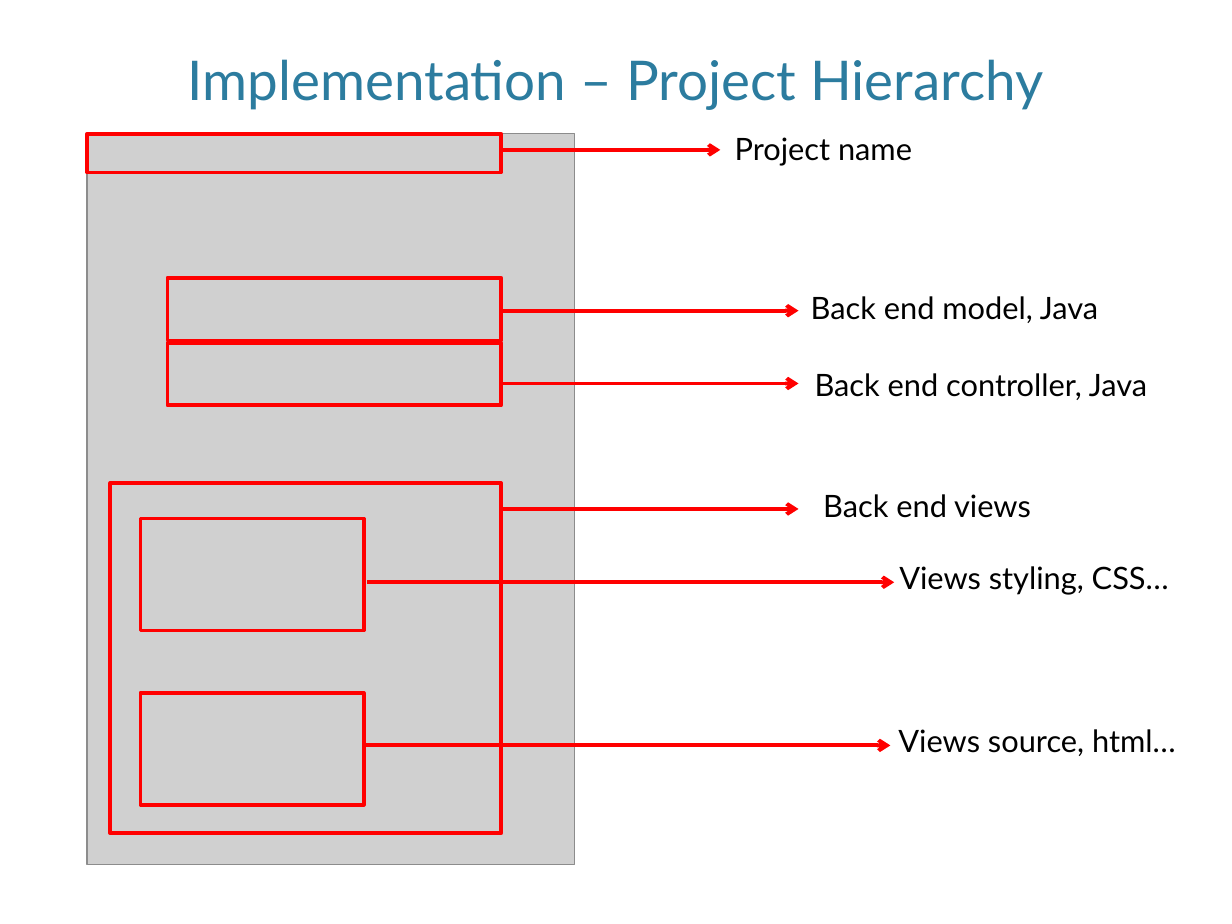
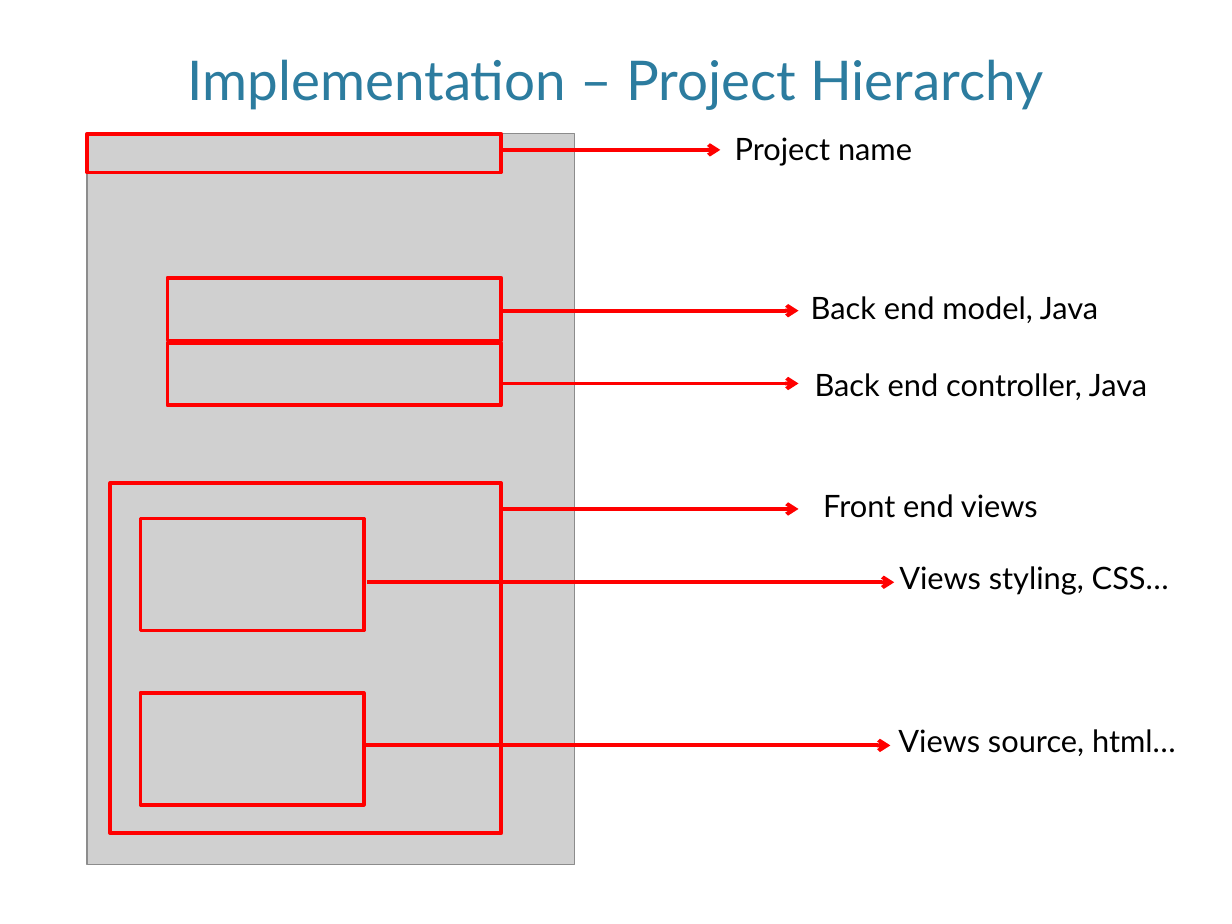
Before and after one commit to flybigcat/WebProject_Comparison, a slide deck: slide 8 of philips/documentation.pptx. Drawn at 1232x924 pixels with LibreOffice and Linux fonts; fonts in the diff are those of the drawing; grey boxes stand for pictures; background and template pictures are left out. Boxes give left, top, right and bottom in pixels: in the first picture for what was removed or moved away, otherwise in the second. Text is boxed around its words. In the diff, an @@ line names an element or a change of style, - is before the commit and + after.

Commit message:
correct typo at slide 8 in the documentation PPT

```diff
--- a/philips/documentation.pptx
+++ b/philips/documentation.pptx
@@ text at [823,494,1038,518]: text changed @@
-Back end views
+Front end views
```
Also in this commit, not shown: 1 other file.
